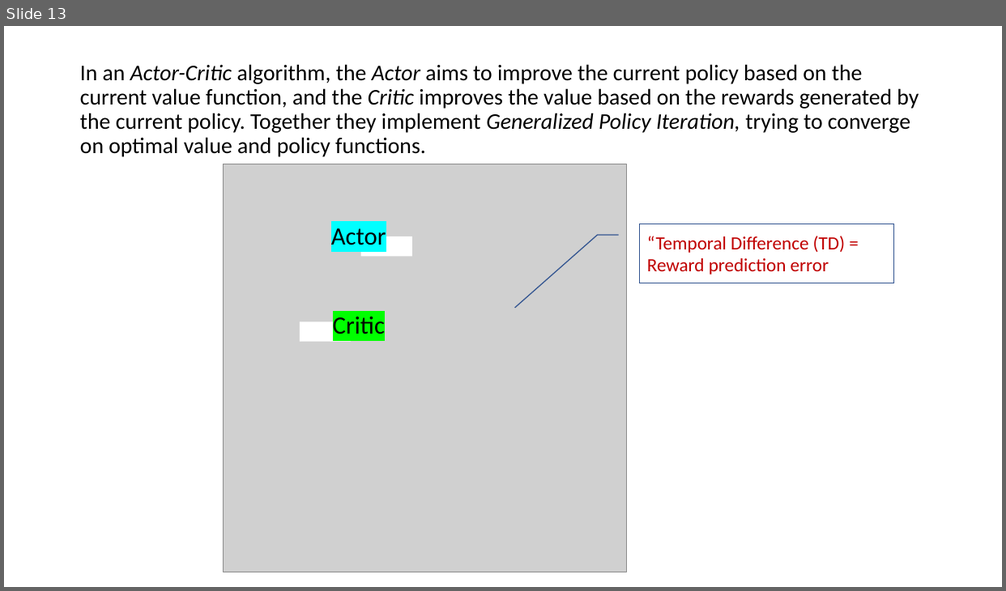
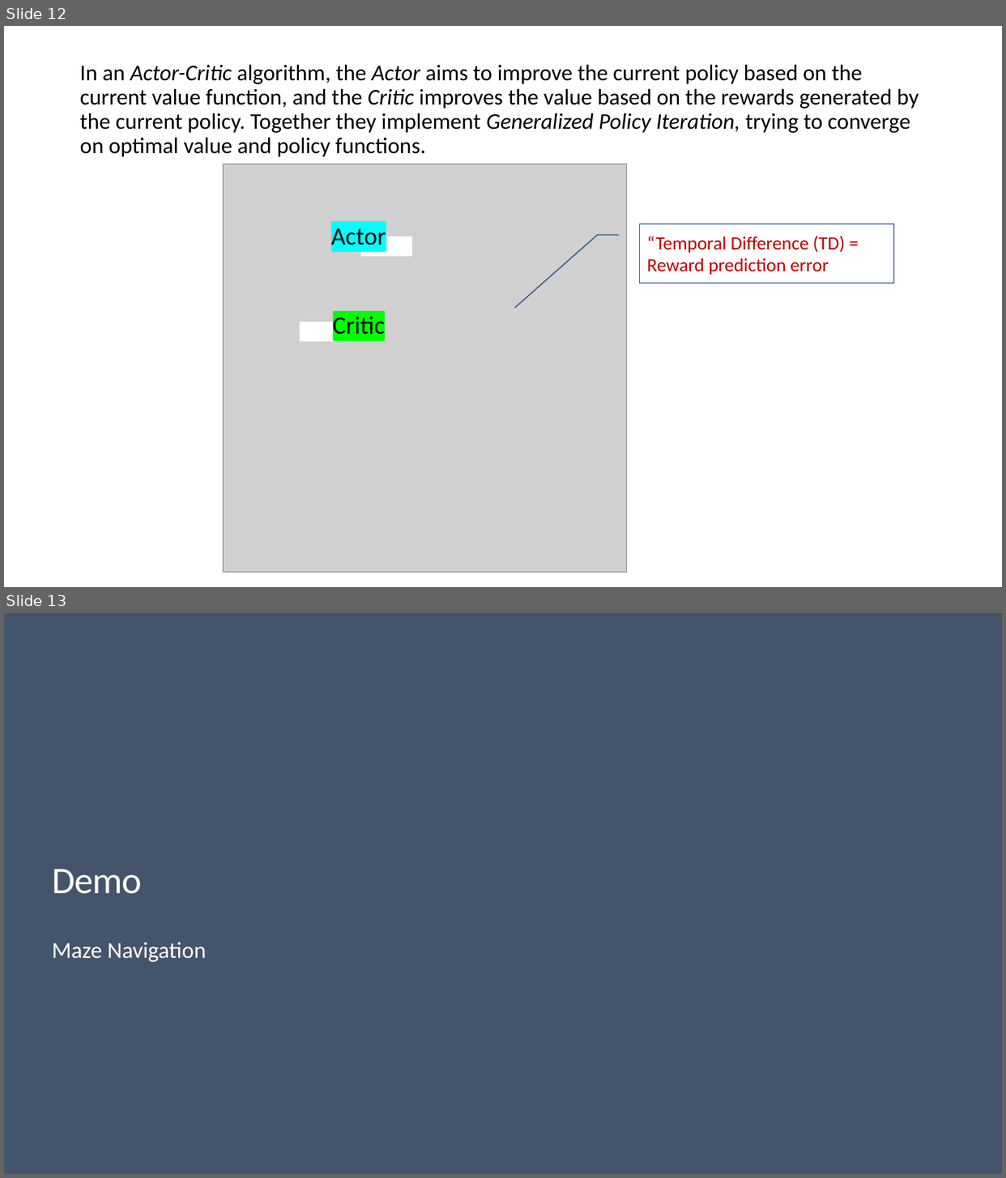
Before and after one commit to microsoft/ICSE2019, a slide deck: Rlearning/RL_ICSE.pptx. Shown one above the other, each under a label of ours: slide 13 before the commit, slides 12 and 13 after it. The pictures are 1006x591 and 1006x1178 pixels, drawn with LibreOffice and Linux fonts; fonts in the diff are those of the drawing; grey boxes stand for pictures; background and template pictures are left out. Boxes give left, top, right and bottom in pixels: in the first picture for what was removed or moved away, otherwise in the second. Text is boxed around its words. In the diff, an @@ line names an element or a change of style, - is before the commit and + after.

```diff
--- a/Rlearning/RL_ICSE.pptx
+++ b/Rlearning/RL_ICSE.pptx
@@ slide 13 added at box(4, 613, 1002, 1174), background picture (left out) @@
@@ title added at box(52, 869, 142, 894), 36 pt, text #FFFFFF @@
+Demo
@@ text added at box(52, 942, 206, 962), 22 pt, text #FFFFFF @@
+Maze Navigation
@@ what was slide 13 is now slide 12 @@
```
Also in this commit, not shown: 8 slides changed, 1 other slide added, 2 slides removed.
